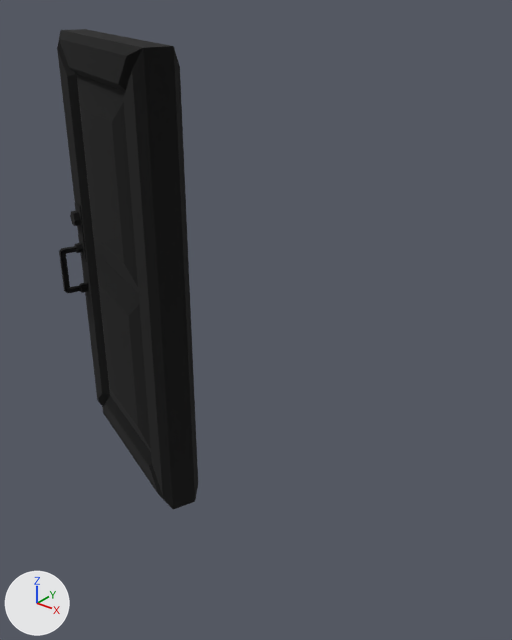
Before and after pictures for a commit that changed the glTF model models/generic/door.glb.
The view is the same before and after, from a 50 mm lens placed at (2.92, -2.89, 3.44), pointed at (0.29, 0.4, 1.4). Every picture has the same lights, and +X, +Y and +Z are marked at lower left. Objects named as collision shapes, trigger or cutter boxes, shadow casters or lower levels of detail are left out.

In view in the first picture: 'Door1'.
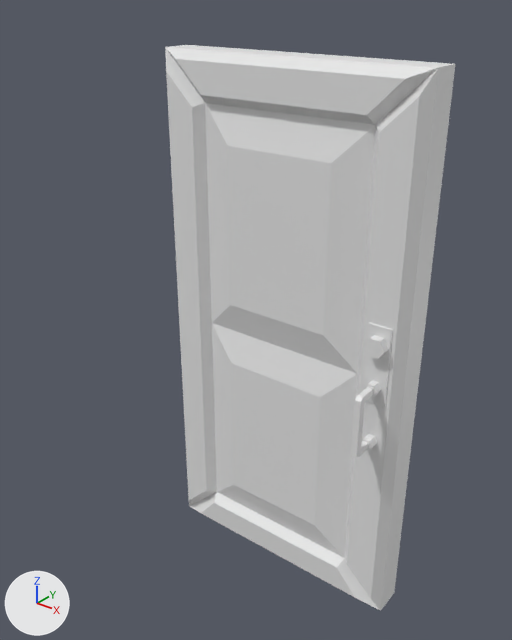
ob_empty is not drawn itself; it is the parent of ob_cube_collider, ob_door1.

The edits, one by one:
me_door1 has 262 vertices, 528 faces and spans x -81.0..81.0, y -2.0..322.0, z -32.0..22.0.
me_door1 no longer uses material mat_lambert3sg.
In object 'Empty' (ob_empty), parent is now set to ob_door_glb.
Object 'Empty' (ob_empty) turns from (0, 0, 158) to (0, 0, 0) degrees about x, y and z.
Object 'door.glb' (ob_door_glb) is new.
Its location is (0.0, 0.0, 0.0).
Its rotation in degrees is (0, 0, 1.3).

Where the change shows, as pixel boxes [x1, y1, x2, y2] in the pictures (512 x 640 px):
'Door1', recoloured, moved, turned: before [57, 29, 198, 509]; after [165, 45, 455, 611]
